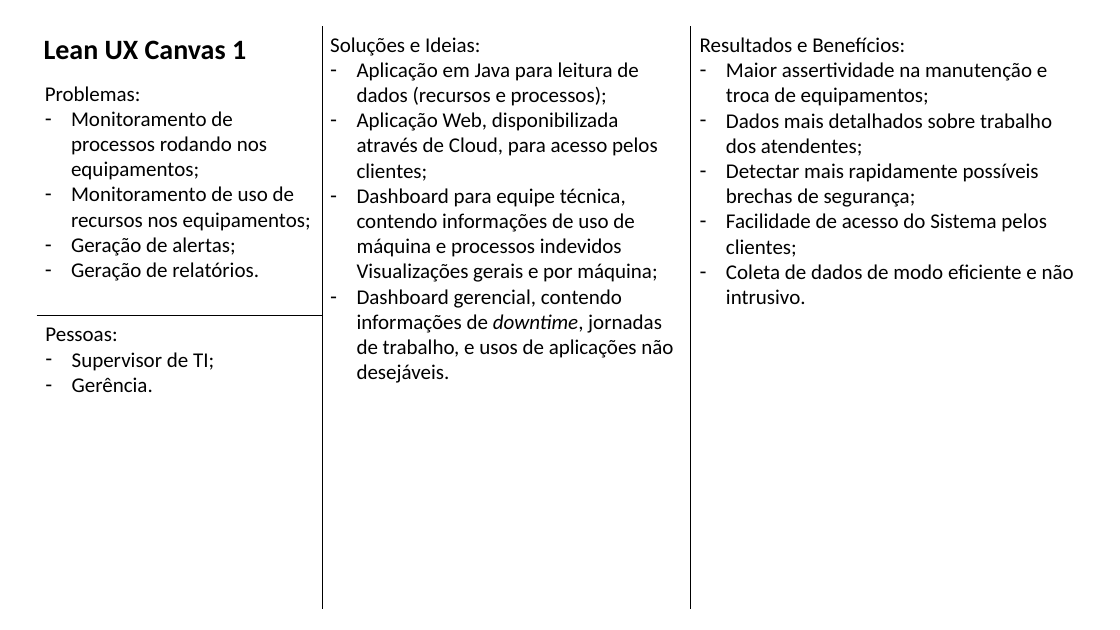
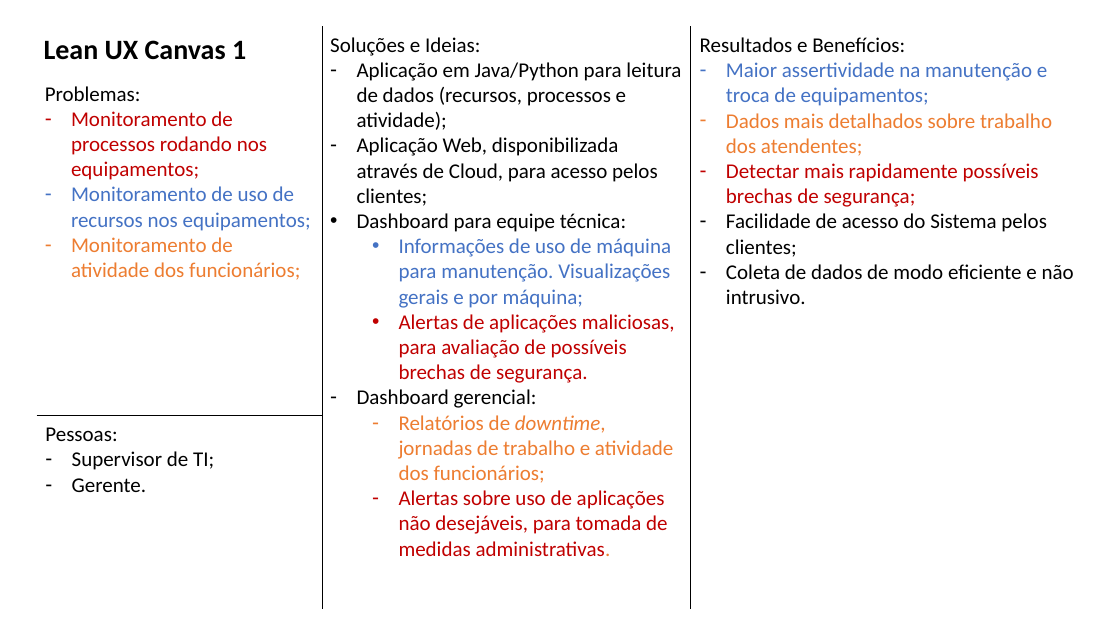
Before and after one commit to inc-view/inc-view.github.io, a slide deck: slide 1 of documentos/LeanUXCanvas_VISS.pptx. Drawn at 1120x630 pixels with LibreOffice and Linux fonts; fonts in the diff are those of the drawing. Boxes give left, top, right and bottom in pixels: in the first picture for what was removed or moved away, otherwise in the second. Text is boxed around its words. In the diff, an @@ line names an element or a change of style, - is before the commit and + after.

Commit message:
Atualização de documentos. Correção de métricas no dashboard estático

```diff
--- a/documentos/LeanUXCanvas_VISS.pptx
+++ b/documentos/LeanUXCanvas_VISS.pptx
@@ text at [357,62,681,130]: text changed @@
-– Aplicação em Java para leitura de dados (recursos e processos);
+– Aplicação em Java/Python para leitura de dados (recursos, processos e atividade);
@@ text at [726,62,1052,207]: text colour #000000 to #4472C4 in "Maior assertividade na manutenção e troca de ..."; text colour #000000 to #ED7D31 in "Dados mais detalhados sobre trabalho dos atendentes;"; text colour #000000 to #C00000 in "Detectar mais rapidamente possíveis brechas de segurança;" @@
@@ text at [71,111,311,231]: text colour #000000 to #C00000 in "Monitoramento de processos rodando nos equipamentos;"; text colour #000000 to #4472C4 in "Monitoramento de uso de recursos nos equipamentos;" @@
@@ text at [71,237,300,280]: text changed; text colour #000000 to #ED7D31 @@
-– Geração de alertas;
-– Geração de relatórios.
+– Monitoramento de atividade dos funcionários;
@@ text at [357,213,675,556]: text changed; text colour #000000 to #C00000 @@
-– Dashboard para equipe técnica, contendo informações de uso de máquina e processos indevidos Visualizações gerais e por máquina;
-– Dashboard gerencial, contendo informações de downtime, jornadas de trabalho, e usos de aplicações não desejáveis.
+• Dashboard para equipe técnica:
+  • Informações de uso de máquina para manutenção. Visualizações gerais e por máquina;
+  • Alertas de aplicações maliciosas, para avaliação de possíveis brechas de segurança.
+– Dashboard gerencial:
+  – Relatórios de downtime, jornadas de trabalho e atividade dos funcionários;
+  – Alertas sobre uso de aplicações não desejáveis, para tomada de medidas administrativas.
@@ line moved from (36, 315) - (322, 315) to (36, 415) - (322, 415) @@
@@ text "Pessoas:": place and size @@
-text "Pessoas:" at [45,327,214,392]
+text "Pessoas:" at [45,427,214,492]
@@ text at [72,478,147,492]: text changed @@
-– Gerência.
+– Gerente.
```
Also in this commit, not shown: 8 other files.
